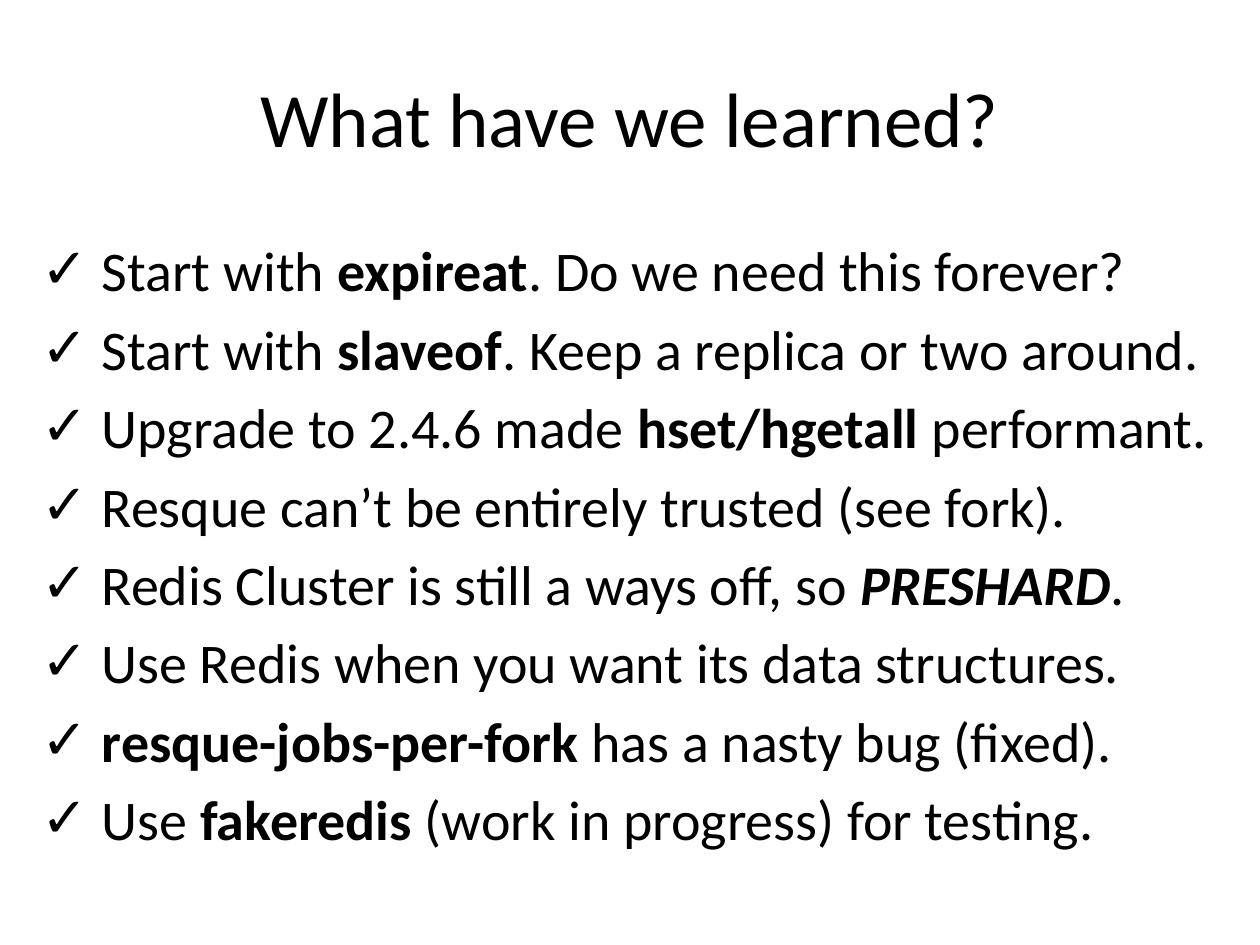
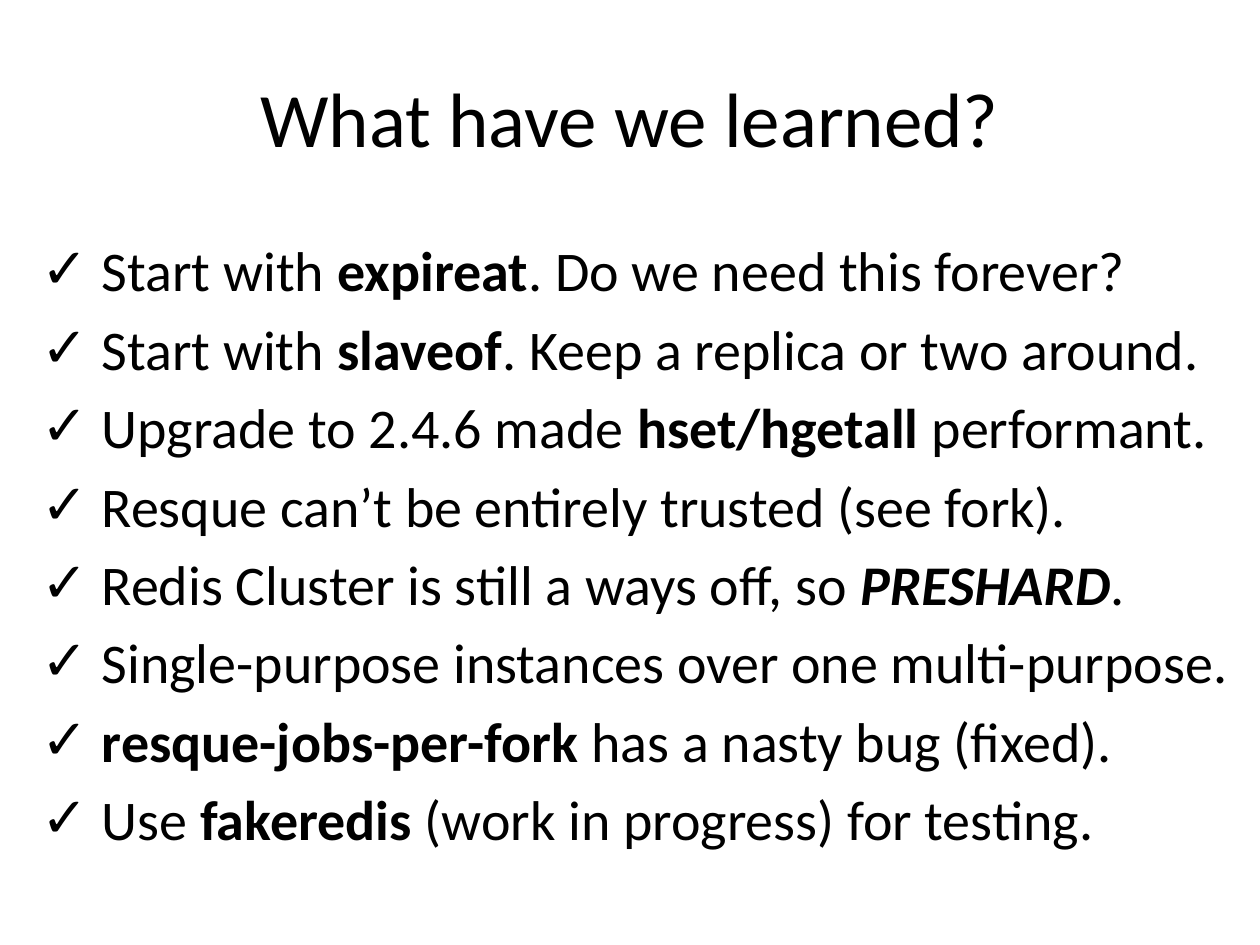
Before and after one commit to redsquirrel/redis-at-groupon, a slide deck: slide 23 of redis-groupon.pptx. Drawn at 1260x945 pixels with LibreOffice and Linux fonts; fonts in the diff are those of the drawing. Boxes give left, top, right and bottom in pixels: in the first picture for what was removed or moved away, otherwise in the second. Text is boxed around its words. In the diff, an @@ line names an element or a change of style, - is before the commit and + after.

```diff
--- a/redis-groupon.pptx
+++ b/redis-groupon.pptx
@@ text at bbox=[102, 644, 1227, 693]: text changed @@
-✓ Use Redis when you want its data structures.
+✓ Single-purpose instances over one multi-purpose.
```
Also in this commit, not shown: 5 other slides changed.
